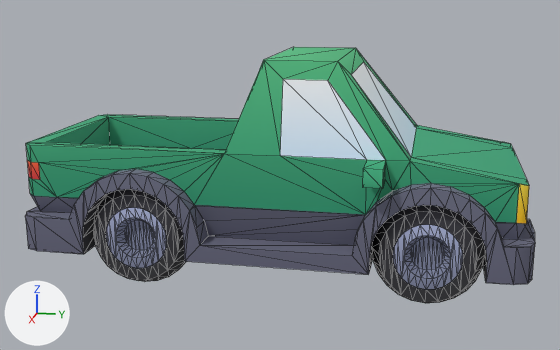
A saved change to the glTF model app/src/main/assets/models/truck.glb.
Camera for both pictures: a 50 mm lens placed at (10.78, 2.1, 4.02), pointed at (0.06, -0.05, 1.34). The axes (+X, +Y, +Z) are drawn at lower left. The lights are the same throughout. The picture after the commit comes second. Mesh edges are drawn as thin lines. Where no turn or scale is listed for an object, it has been applied to the vertices.

The first picture shows 'body', 'wheel-back-right', 'wheel-front-right'.
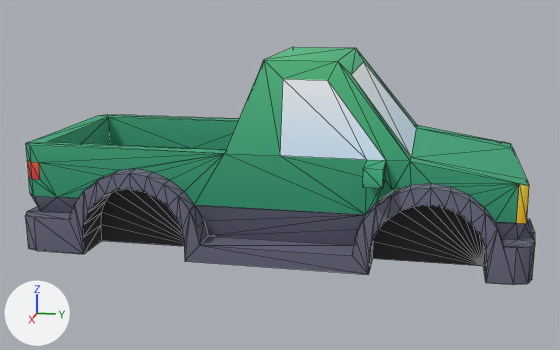
The newer file is also turned or shifted as a whole; pictures and numbers use the older file's frame.

What the commit changed:
Object 'wheel-front-right' (ob_wheel_front_right) is deleted.
Object 'wheel-back-right' (ob_wheel_back_right) is deleted.

What differs and where, as boxes (x1, y1, x2, y2) in the pictures (560 x 350 px):
'wheel-front-right', deleted
    before: (372, 205, 485, 303)
'wheel-back-right', deleted
    before: (94, 189, 186, 282)
